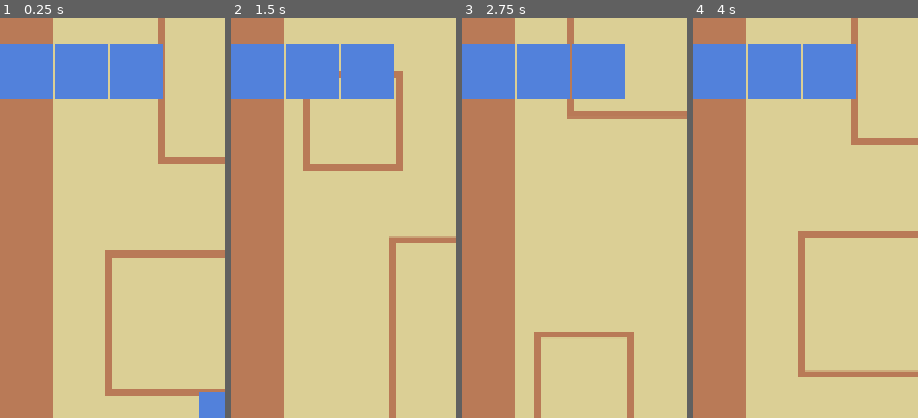
Above: before the commit, frames 1-4 (left to right).
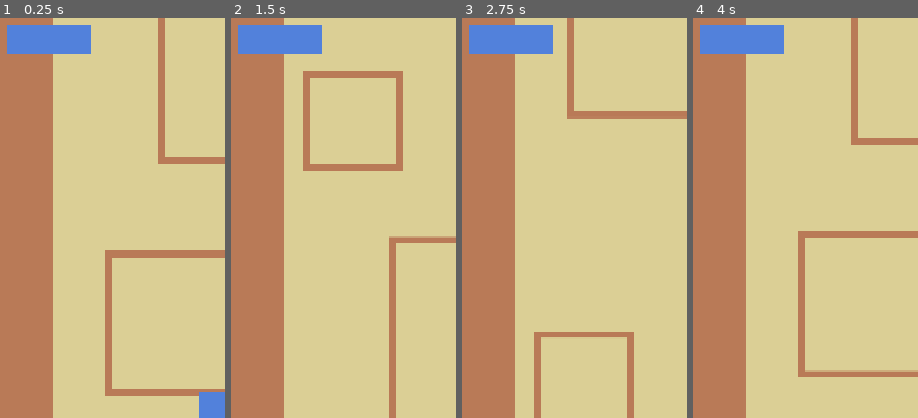
Above: after the commit, the same moments.

Repository: cormacoshaughnessey-maker/PanthersArcade
Game: Godot game, scene res://Scenes/game.tscn
Same seed, same stepped clock (60 frames per second), same inputs: the game is played once before the commit and once after it.
Inputs:
- Up to frame 1 (0.25 s): no input
- Up to frame 2 (1.5 s): hold Right (right) 0.53-1.28 s; hold Space (rewind) 0.53-1.28 s; hold Down (down) from 1.28 s (still down); tap Space (rewind) at 1.35 s
- Up to frame 3 (2.75 s): release Down (down) at 2.03 s; hold Right (right) from 2.03 s (still down); hold Space (rewind) from 2.03 s (still down)
- Up to frame 4 (4 s): release Right (right) at 2.78 s; release Space (rewind) at 2.78 s; hold Up (up) 2.78-3.53 s; tap Space (rewind) at 2.85 s; hold Left (left) from 3.53 s (still down); hold Space (rewind) from 3.53 s (still down)
The pictures show only the part of the screen within x 0-50%, y 0-50%; the shares and areas given below are measured in that part.

The runs differ from the first frame. In frame 1, 11% of the frame differs, in the area x 0-73%, y 1-21%; in frame 2, 11%; in frame 3, 11%; in frame 4, 11%.

Commit message:
Reorganize Assets
Moved the art assets to the assets folder, instead of the (now deleted) sprites folder. Any animation and sound effect resources will also go in there. In addition, reorganized some script files with clearer formatting.

Diff:
--- a/panthers-arcade-game/Scenes/background.tscn
+++ b/panthers-arcade-game/Scenes/background.tscn
@@ -1,6 +1,6 @@
 [gd_scene format=3 uid="uid://clsccskxsea5v"]
 
-[ext_resource type="Texture2D" uid="uid://dwt3c0n8v71ly" path="res://Sprites/Placeholder_Background.png" id="1_sn1xx"]
+[ext_resource type="Texture2D" uid="uid://dwt3c0n8v71ly" path="res://Assets/Placeholder_Background.png" id="1_sn1xx"]
 
 [node name="Background" type="Node2D" unique_id=1810696300]
 
--- a/panthers-arcade-game/Scenes/game.tscn
+++ b/panthers-arcade-game/Scenes/game.tscn
@@ -7,6 +7,10 @@
 
 [node name="Game" type="Node2D" unique_id=841809389]
 script = ExtResource("1_ebmjs")
+
+[node name="UI" type="CanvasLayer" parent="." unique_id=1082573101]
+
+[node name="UI" parent="UI" unique_id=143631567 instance=ExtResource("4_3dryh")]
 
 [node name="Background" parent="." unique_id=1810696300 instance=ExtResource("2_wrm1d")]
 z_index = -1
@@ -20,5 +24,3 @@
 [node name="PlayerAttacks" type="Node" parent="." unique_id=1452552307]
 
 [node name="PlayerProjections" type="Node2D" parent="." unique_id=60883009]
-
-[node name="UI" parent="." unique_id=143631567 instance=ExtResource("4_3dryh")]
--- a/panthers-arcade-game/Scenes/player.tscn
+++ b/panthers-arcade-game/Scenes/player.tscn
@@ -1,7 +1,7 @@
 [gd_scene format=3 uid="uid://ca1svep8rjsyl"]
 
 [ext_resource type="Script" uid="uid://bmuww40b78yu0" path="res://Scripts/player.gd" id="1_v0iea"]
-[ext_resource type="Texture2D" uid="uid://bpfvugo5mdth" path="res://Sprites/placeholder_player.png" id="2_cvnsp"]
+[ext_resource type="Texture2D" uid="uid://bpfvugo5mdth" path="res://Assets/placeholder_player.png" id="2_cvnsp"]
 
 [sub_resource type="RectangleShape2D" id="RectangleShape2D_v0iea"]
 size = Vector2(128, 128)
--- a/panthers-arcade-game/Scenes/player_projection.tscn
+++ b/panthers-arcade-game/Scenes/player_projection.tscn
@@ -1,6 +1,6 @@
 [gd_scene format=3 uid="uid://j8uk1lr5rax6"]
 
-[ext_resource type="Texture2D" uid="uid://bpfvugo5mdth" path="res://Sprites/placeholder_player.png" id="1_k4jt3"]
+[ext_resource type="Texture2D" uid="uid://bpfvugo5mdth" path="res://Assets/placeholder_player.png" id="1_k4jt3"]
 [ext_resource type="Script" uid="uid://dxumimcpsyb7x" path="res://Scripts/player_projection.gd" id="2_pg8rq"]
 
 [node name="PlayerProjection" type="Sprite2D" unique_id=2130160567 groups=["player_projections"]]
--- a/panthers-arcade-game/Scenes/ui.tscn
+++ b/panthers-arcade-game/Scenes/ui.tscn
@@ -10,9 +10,12 @@
 grow_horizontal = 2
 grow_vertical = 2
 script = ExtResource("1_fyqef")
+metadata/_edit_lock_ = true
 
 [node name="Lives" type="HBoxContainer" parent="." unique_id=1382136593]
 layout_mode = 0
-offset_top = 66.0
-offset_right = 40.0
-offset_bottom = 106.0
+offset_left = 20.0
+offset_top = 20.0
+offset_right = 60.0
+offset_bottom = 60.0
+scale = Vector2(0.5, 0.5)
--- a/panthers-arcade-game/Scenes/ui_life.tscn
+++ b/panthers-arcade-game/Scenes/ui_life.tscn
@@ -1,6 +1,6 @@
 [gd_scene format=3 uid="uid://c3xk7dvnrlfqv"]
 
-[ext_resource type="Texture2D" uid="uid://bpfvugo5mdth" path="res://Sprites/placeholder_player.png" id="1_eo68o"]
+[ext_resource type="Texture2D" uid="uid://bpfvugo5mdth" path="res://Assets/placeholder_player.png" id="1_eo68o"]
 
 [node name="ui_life" type="TextureRect" unique_id=928836512]
 anchors_preset = 15
--- a/panthers-arcade-game/Scripts/game.gd
+++ b/panthers-arcade-game/Scripts/game.gd
@@ -1,11 +1,15 @@
 extends Node2D
 
-@onready var hud = $UI
+@onready var hud = $UI/UI
 
+
+ # INFO: Variable for the lives the player has remaining, with an accompanying set function which updates the UI
 var lives = 3:
 	set(value):
 		lives = value
 		hud.init_lives(lives)
 
+
+ # INFO: Function run only once when the game starts running
 func _ready():
 	lives = 3
--- a/panthers-arcade-game/Scripts/player.gd
+++ b/panthers-arcade-game/Scripts/player.gd
@@ -16,6 +16,7 @@
 
 var attack_scene := preload("res://Scenes/rewind_attack.tscn")
 var projection_scene := preload("res://Scenes/player_projection.tscn")
+
 
  # INFO: Function run every frame/tick
 func _physics_process(delta: float) -> void:
--- a/panthers-arcade-game/Scripts/ui.gd
+++ b/panthers-arcade-game/Scripts/ui.gd
@@ -4,6 +4,8 @@
 
 @onready var lives = $Lives
 
+
+ # INFO: Sets the number of lives displayed in the UI to be equal to a new amount
 func init_lives(amount):
 	for u in lives.get_children():
 		u.queue_free()
Renamed: panthers-arcade-game/Sprites/Placeholder_Background.png -> panthers-arcade-game/Assets/Placeholder_Background.png
Not shown, changed: panthers-arcade-game/Assets/Placeholder_Background.png.import
Renamed: panthers-arcade-game/Sprites/placeholder_enemymelee.png -> panthers-arcade-game/Assets/placeholder_enemymelee.png
Not shown, changed: panthers-arcade-game/Assets/placeholder_enemymelee.png.import
Renamed: panthers-arcade-game/Sprites/placeholder_enemyrang.png -> panthers-arcade-game/Assets/placeholder_enemyrang.png
Not shown, changed: panthers-arcade-game/Assets/placeholder_enemyrang.png.import
Renamed: panthers-arcade-game/Sprites/placeholder_player.png -> panthers-arcade-game/Assets/placeholder_player.png
Not shown, changed: panthers-arcade-game/Assets/placeholder_player.png.import
Not shown, added: panthers-arcade-game/Assets/.DS_Store
